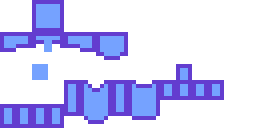
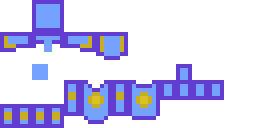
The second 256px x 128px image is a revision of the first. Changes to its layers:
painted on "cheese_layer_1.png" over (4, 36, 152, 120)
